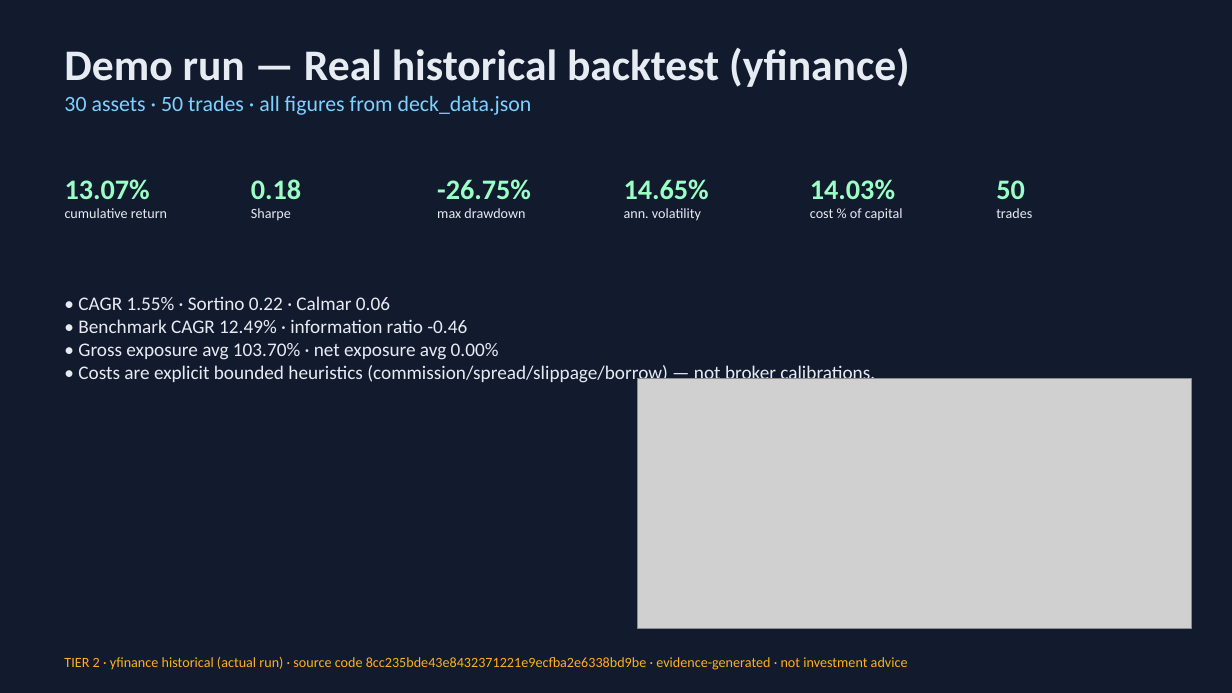
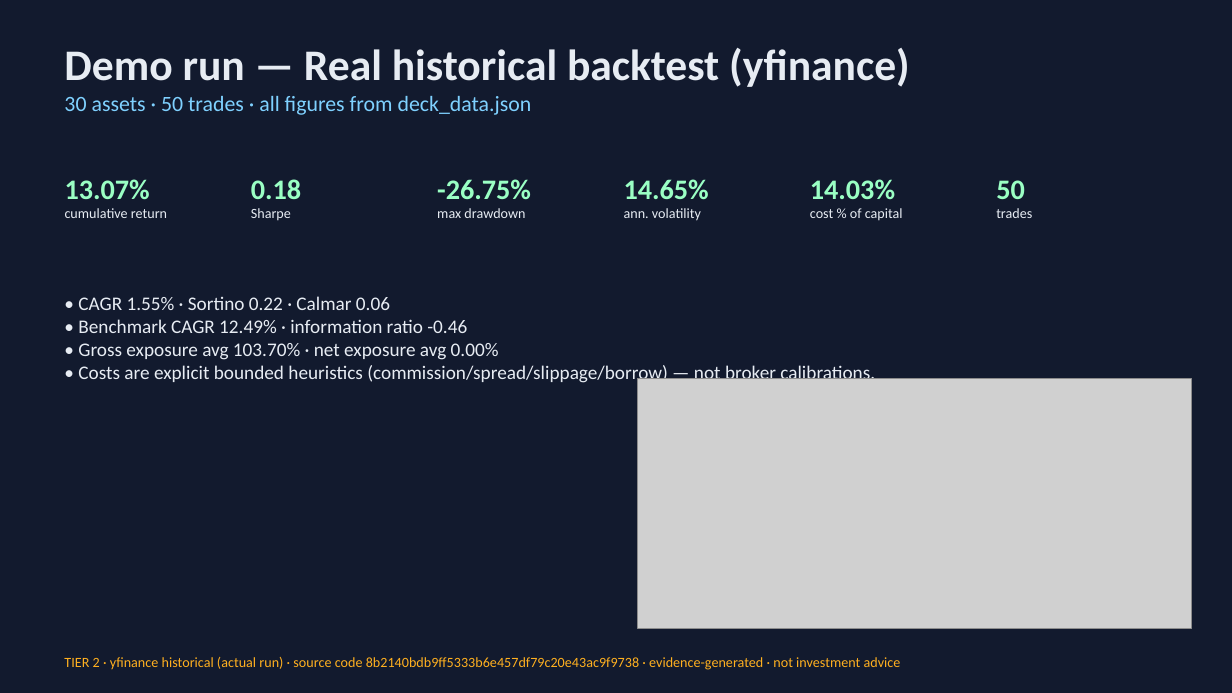
Before and after one commit to Scott-Switzer/market-fuzzer, a slide deck: slide 4 of app/static/pitch-deck/fenrix_deck.pptx. Drawn at 1232x693 pixels with LibreOffice and Linux fonts; fonts in the diff are those of the drawing; grey boxes stand for pictures. Boxes give left, top, right and bottom in pixels: in the first picture for what was removed or moved away, otherwise in the second. Text is boxed around its words. In the diff, an @@ line names an element or a change of style, - is before the commit and + after.

Commit message:
fix(ci): offline evidence regen + mode-aware deck + audit skip on synthetic
- cli.py: add --allow-synthetic-current-sha so CI can write synthetic evidence
  into the plain <git_sha> dir (load_evidence/build-deck require it); default
  behavior (yfinance owns <HEAD>, synthetic -> <HEAD>-synthetic) unchanged.
- ci.yml: run offline submission demo + build-deck so the independent audit has
  a package to audit in CI (was skipped because artifacts/ is gitignored).
- deck.py: slide-3 'Backtest' bullet is mode-aware (no hardcoded 'real
  multi-asset historical backtest' claim that broke the deck-honesty audit under
  synthetic evidence).
- audit: skip the 2 yfinance-specific assertions (deck synthetic-honesty, gross
  exposure feasibility) when the audit evidence is the synthetic fixture; they
  remain enforced for the yfinance run of record (validated locally).

Regenerated deck at HEAD is the yfinance run of record.

```diff
--- a/app/static/pitch-deck/fenrix_deck.pptx
+++ b/app/static/pitch-deck/fenrix_deck.pptx
@@ text at [64,657,901,670]: text changed @@
-TIER 2 · yfinance historical (actual run) · source code 8cc235bde43e8432371221e9ecfba2e6338bd9be · evidence-generated · not investment advice
+TIER 2 · yfinance historical (actual run) · source code 8b2140bdb9ff5333b6e457df79c20e43ac9f9738 · evidence-generated · not investment advice
```
Also in this commit, not shown: 4 other slides changed, 7 other files.
